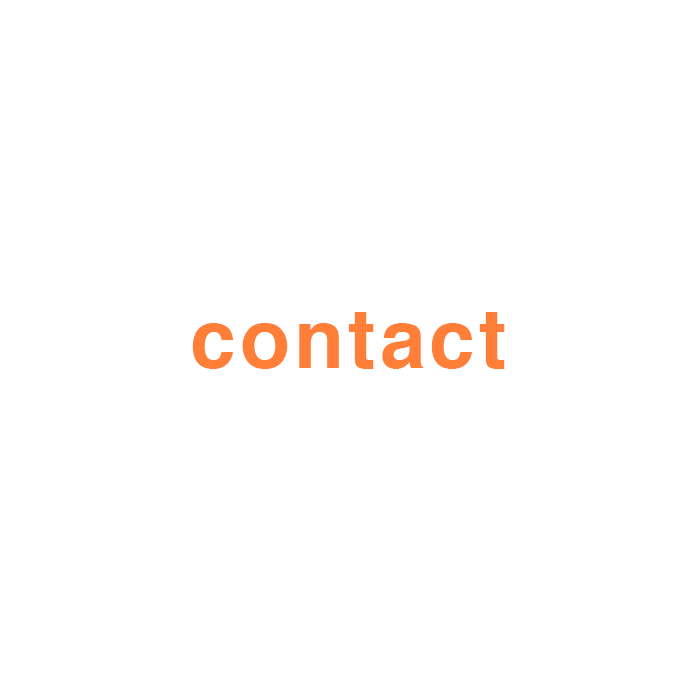
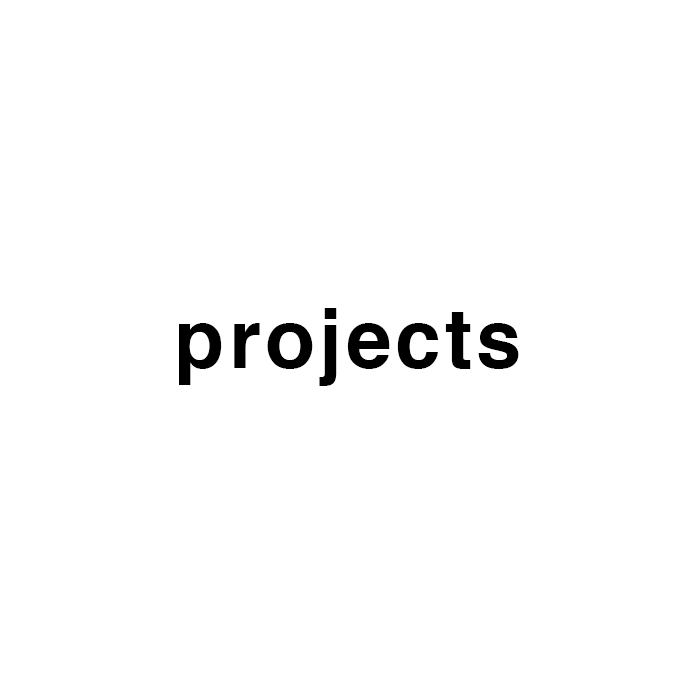
Two versions of the same layered image (700 x 700). Layer-by-layer changes:
renamed "contact" to "projects", painted on it over [179, 308, 519, 386]
